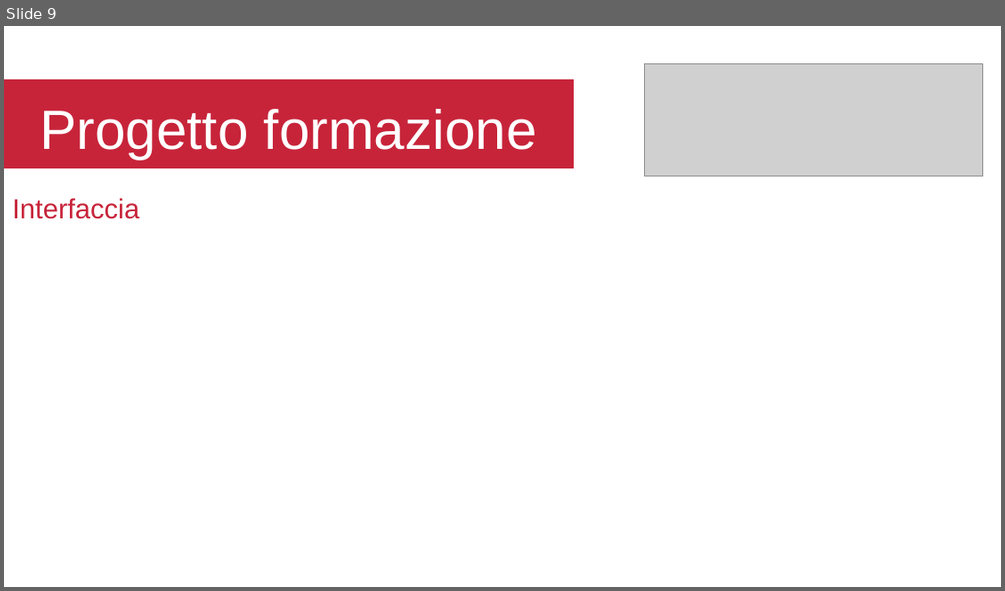
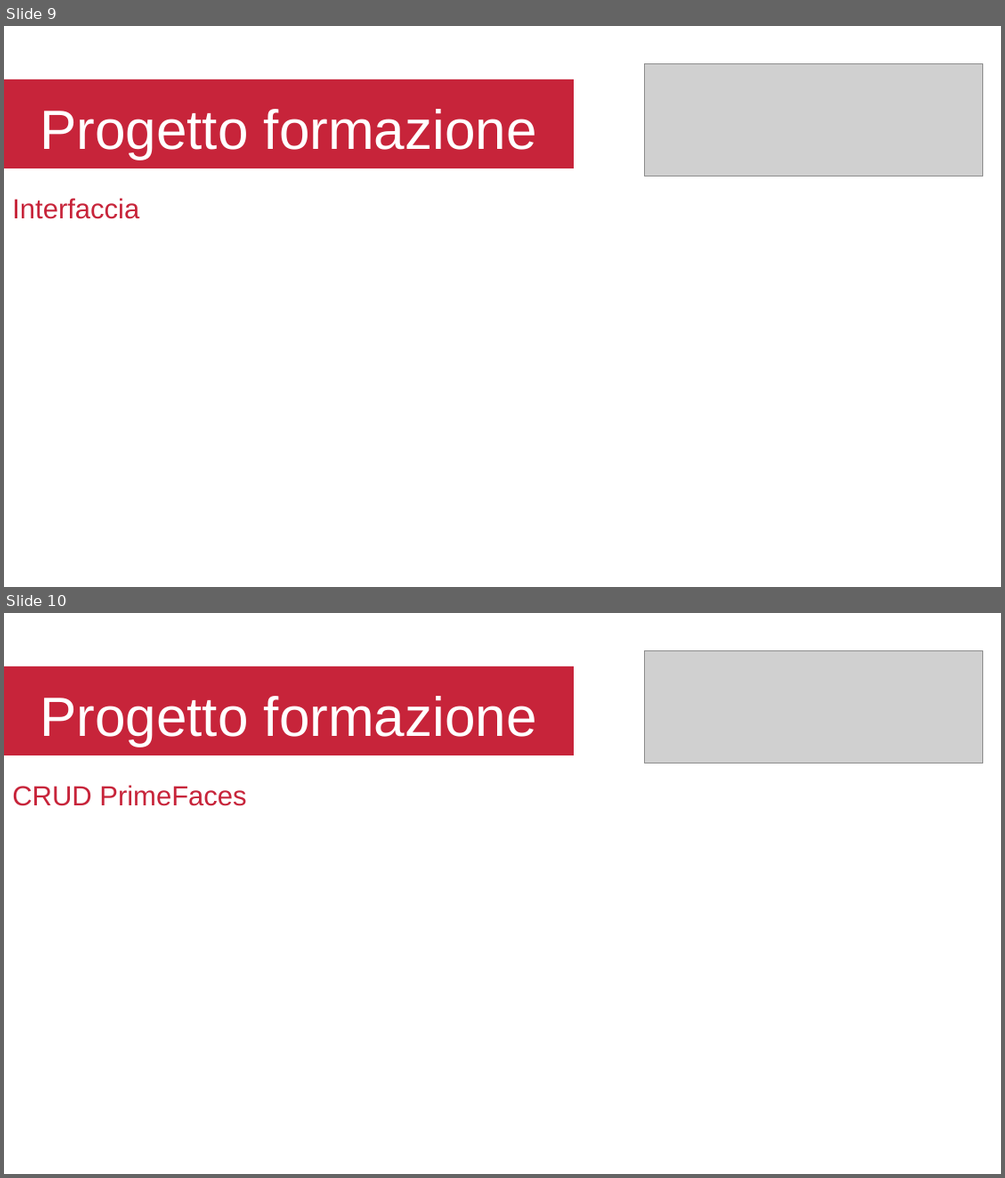
Before and after one commit to az01r/Esercizi-CIAC, a slide deck: Libri/Presentazione/Presentazione.odp. Shown one above the other, each under a label of ours: slide 9 before the commit, slides 9 and 10 after it. The pictures are 1005x591 and 1005x1178 pixels, drawn with LibreOffice and Linux fonts; fonts in the diff are those of the drawing; grey boxes stand for pictures; background and template pictures are left out. Boxes give left, top, right and bottom in pixels: in the first picture for what was removed or moved away, otherwise in the second. Text is boxed around its words. In the diff, an @@ line names an element or a change of style, - is before the commit and + after.

```diff
--- a/Libri/Presentazione/Presentazione.odp
+++ b/Libri/Presentazione/Presentazione.odp
@@ slide 10 added at (4, 613, 1001, 1174), background #FFFFFF @@
@@ picture added at (646, 651, 984, 763) @@
@@ rectangle added at (4, 666, 574, 755), fill #C7243A, 44 pt, text #FFFFFF @@
+Progetto formazione
@@ text added at (12, 785, 246, 806), 22 pt, text #C7243A @@
+CRUD PrimeFaces
```
Also in this commit, not shown: 1 other file.
